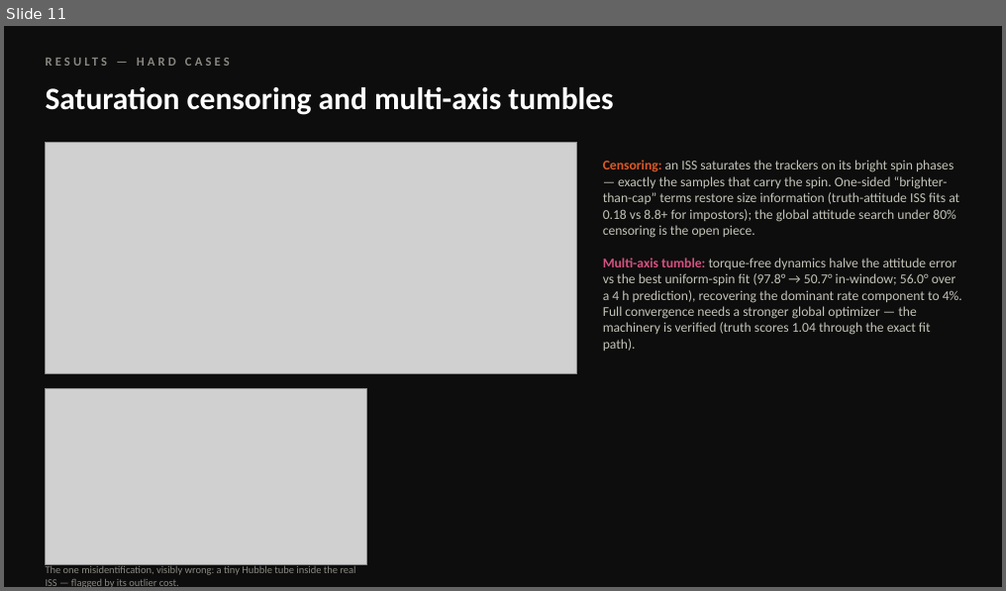
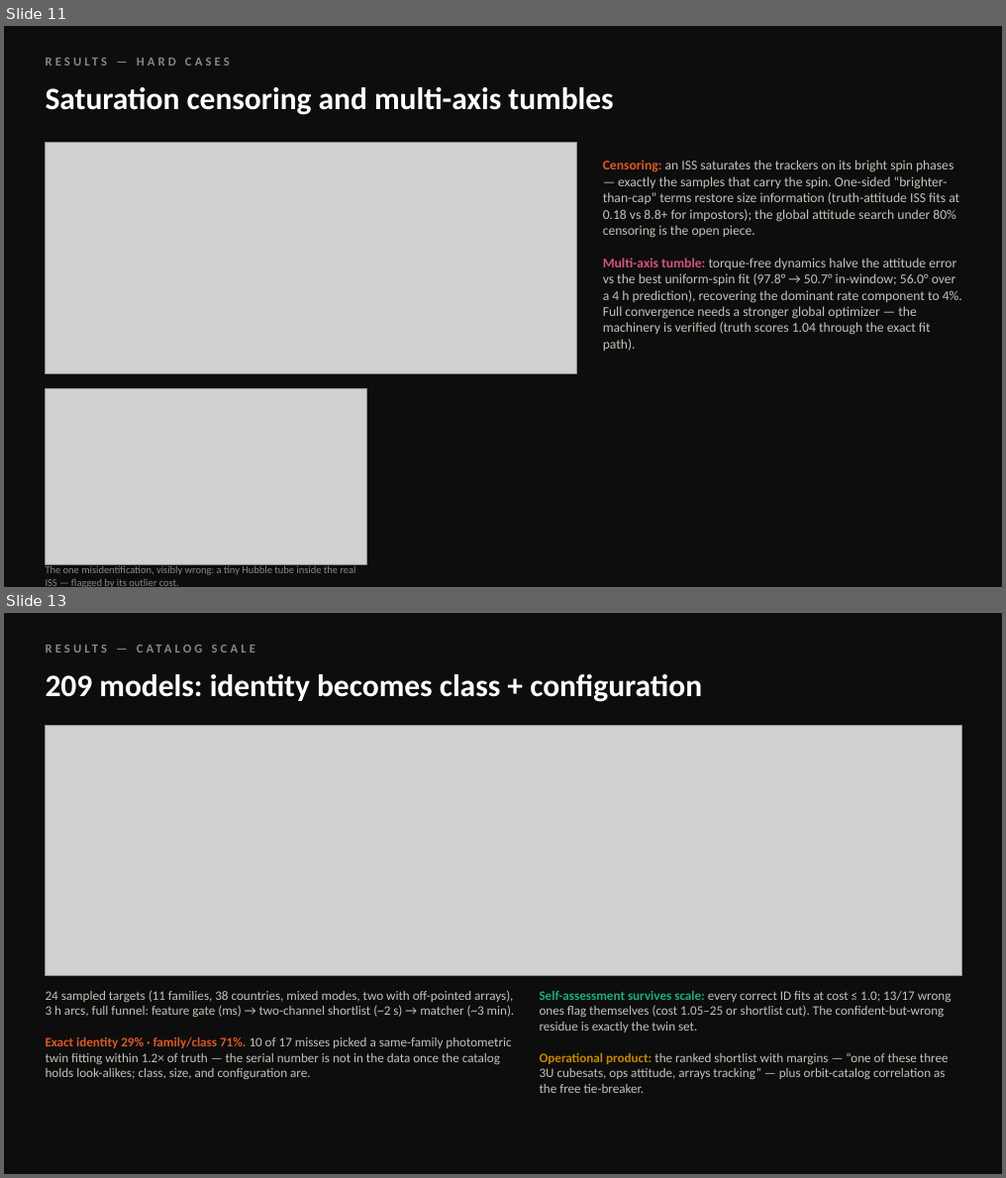
Before and after one commit to nikkelj/photometry, a slide deck: docs/photometry_briefing.pptx. Shown one above the other, each under a label of ours: slide 11 before the commit, slides 11 and 13 after it; the slides between them are not shown. The pictures are 1006x591 and 1006x1178 pixels, drawn with LibreOffice and Linux fonts; fonts in the diff are those of the drawing; grey boxes stand for pictures. Boxes give left, top, right and bottom in pixels: in the first picture for what was removed or moved away, otherwise in the second. Text is boxed around its words. In the diff, an @@ line names an element or a change of style, - is before the commit and + after.

```diff
--- a/docs/photometry_briefing.pptx
+++ b/docs/photometry_briefing.pptx
@@ slide 13 added at (4, 613, 1002, 1174), background #0D0D0D @@
@@ text added at (46, 637, 719, 660), 12 pt, text #898781, bold @@
+RESULTS — CATALOG SCALE
@@ text added at (46, 674, 702, 702), 30 pt, text #FFFFFF, bold @@
+209 models: identity becomes class + configuration
@@ picture added at (46, 725, 962, 976) @@
@@ text added at (46, 990, 515, 1079), 12.5 pt, text #C3C2B7 @@
+24 sampled targets (11 families, 38 countries, mixed modes, two with off-pointed arrays), 3 h arcs, full funnel: feature gate (ms) → two-channel shortlist (~2 s) → matcher (~3 min).
+Exact identity 29% · family/class 71%. 10 of 17 misses picked a same-family photometric twin fitting within 1.2× of truth — the serial number is not in the data once the catalog holds look-alikes; class, size, and configuration are.
@@ text added at (540, 991, 951, 1093), 12.5 pt, text #C3C2B7 @@
+Self-assessment survives scale: every correct ID fits at cost ≤ 1.0; 13/17 wrong ones flag themselves (cost 1.05–25 or shortlist cut). The confident-but-wrong residue is exactly the twin set.
+Operational product: the ranked shortlist with margins — “one of these three 3U cubesats, ops attitude, arrays tracking” — plus orbit-catalog correlation as the free tie-breaker.
```
Also in this commit, not shown: 2 slides changed, 1 other slide added, 11 other files.
